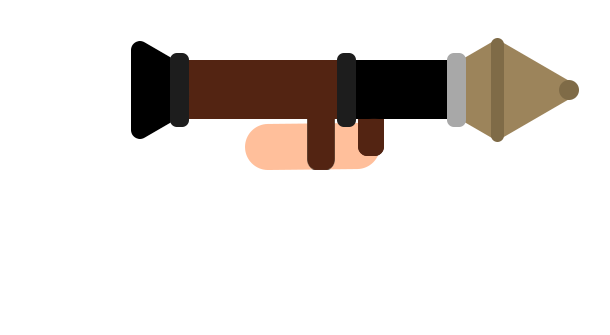
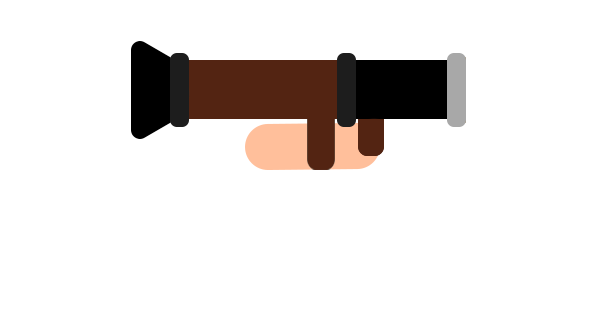
Layered file, before and after one edit (610 × 335). Changes by layer:
painted on "Groupe 7 copie 2" (1st of 2) over [466, 38, 579, 142]
